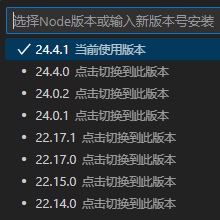
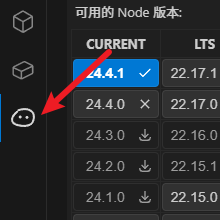
Two versions of the same layered image (w=220, h=220). Layer-by-layer changes:
hid "3" over [0, 0, 220, 220]
hid "2" over [0, 0, 220, 220]
